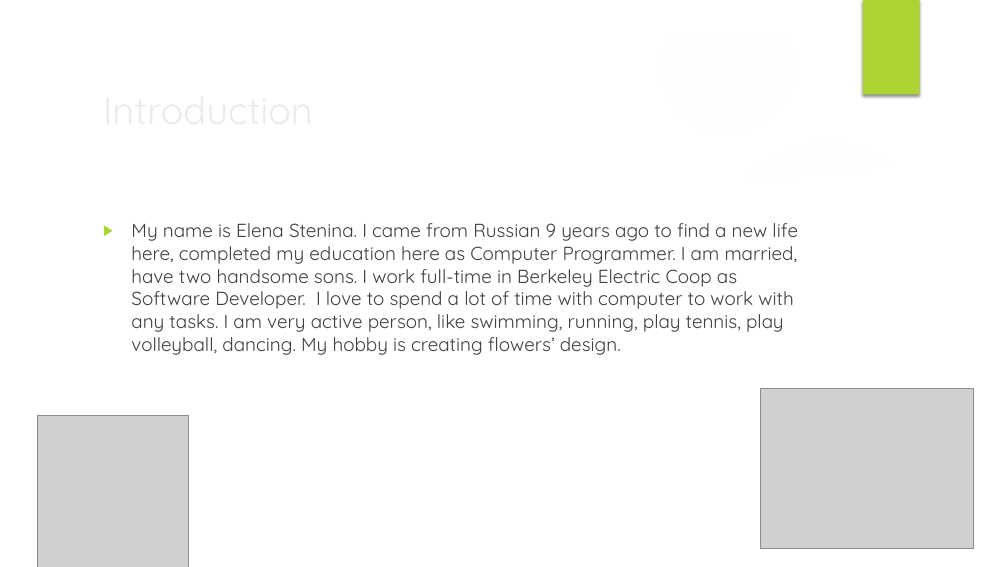
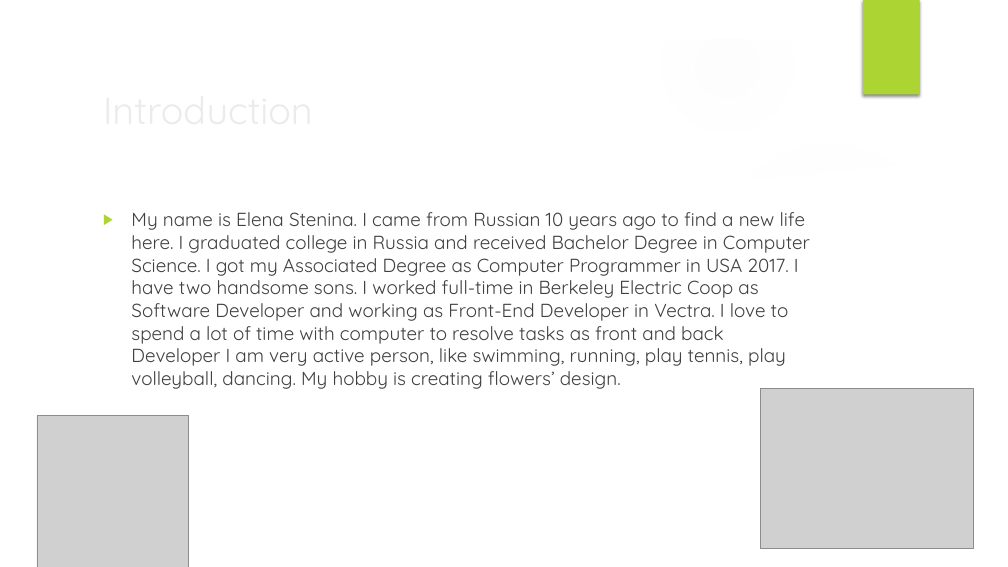
Before and after one commit to elenaStenina/elenaStenina.github.io, a slide deck: slide 2 of pdf/Elena Stenina presentation.pptx. Drawn at 1008x567 pixels with LibreOffice and Linux fonts; fonts in the diff are those of the drawing; grey boxes stand for pictures; background and template pictures are left out. Boxes give left, top, right and bottom in pixels: in the first picture for what was removed or moved away, otherwise in the second. Text is boxed around its words. In the diff, an @@ line names an element or a change of style, - is before the commit and + after.

```diff
--- a/pdf/Elena Stenina presentation.pptx
+++ b/pdf/Elena Stenina presentation.pptx
@@ text at [131,212,810,389]: text changed @@
-▶ My name is Elena Stenina. I came from Russian 9 years ago to find a new life here, completed my education here as Computer Programmer. I am married, have two handsome sons. I work full-time in Berkeley Electric Coop as Software Developer. I love to spend a lot of time with computer to work with any tasks. I am very active person, like swimming, running, play tennis, play volleyball, dancing. My hobby is creating flowers’ design.
+▶ My name is Elena Stenina. I came from Russian 10 years ago to find a new life here. I graduated college in Russia and received Bachelor Degree in Computer Science. I got my Associated Degree as Computer Programmer in USA 2017. I have two handsome sons. I worked full-time in Berkeley Electric Coop as Software Developer and working as Front-End Developer in Vectra. I love to spend a lot of time with computer to resolve tasks as front and back Developer I am very active person, like swimming, running, play tennis, play volleyball, dancing. My hobby is creating flowers’ design.
```
Also in this commit, not shown: 2 other slides changed.
